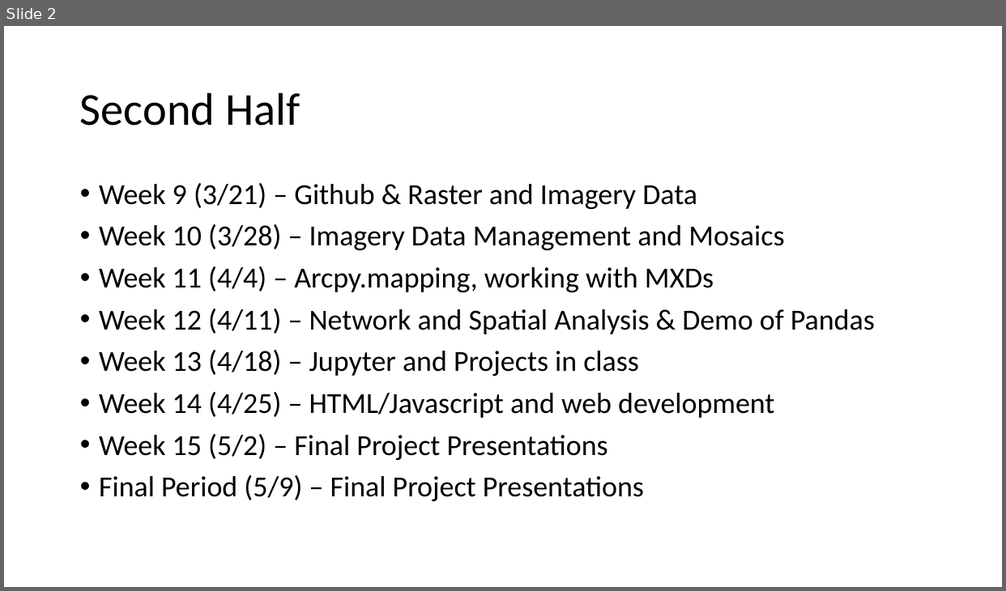
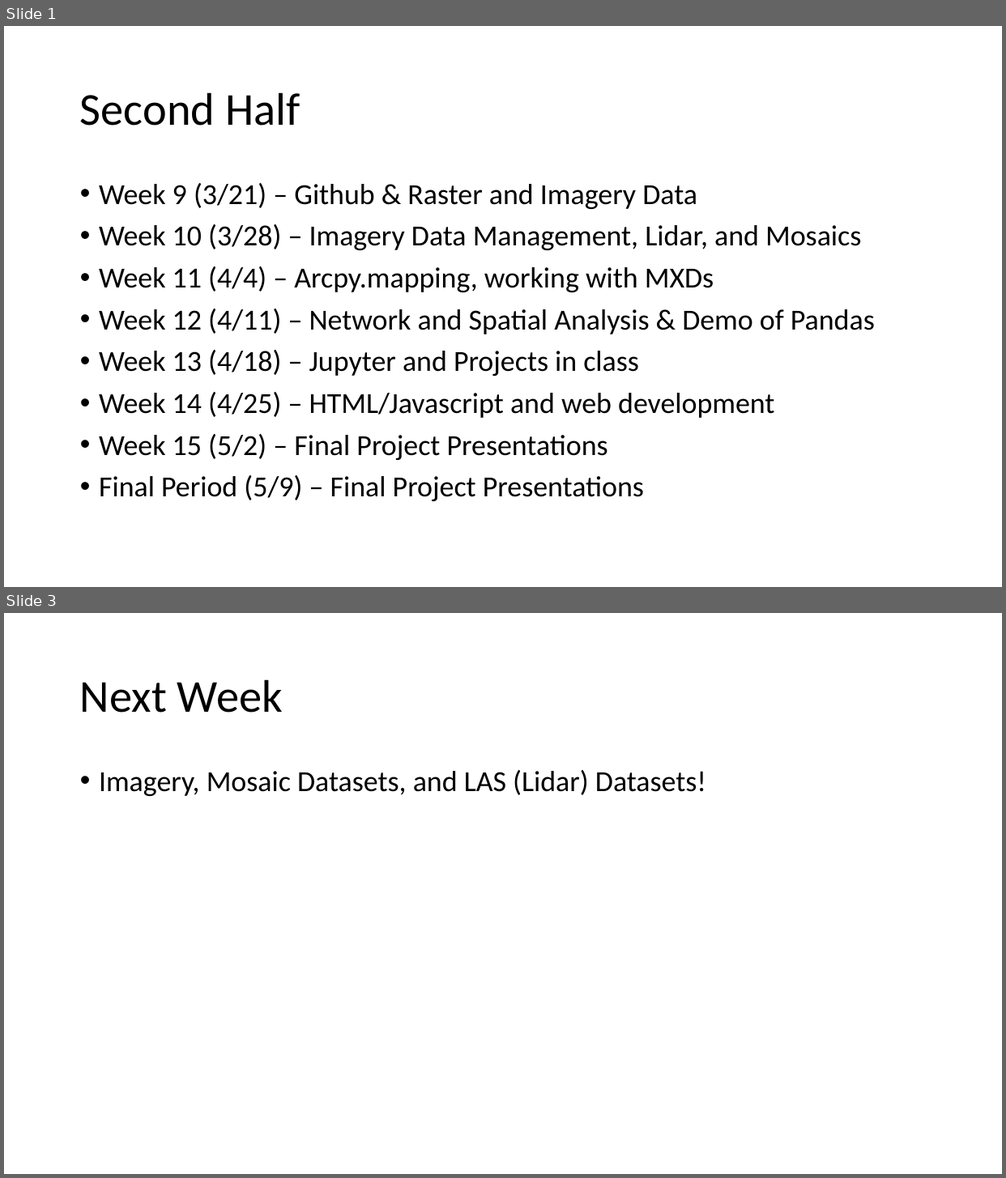
Before and after one commit to gbrunner/programming-for-gis-and-rs, a slide deck: Week_9/second_half_agenda.pptx. Shown one above the other, each under a label of ours: slide 2 before the commit, slides 1 and 3 after it; the slides between them are not shown. The pictures are 1006x591 and 1006x1178 pixels, drawn with LibreOffice and Linux fonts; fonts in the diff are those of the drawing. Boxes give left, top, right and bottom in pixels: in the first picture for what was removed or moved away, otherwise in the second. Text is boxed around its words. In the diff, an @@ line names an element or a change of style, - is before the commit and + after.

Commit message:
updating week 9 and 10

```diff
--- a/Week_9/second_half_agenda.pptx
+++ b/Week_9/second_half_agenda.pptx
@@ slide 3 added at <box>4,613,1002,1174</box>, background #FFFFFF @@
@@ title added at <box>80,679,283,713</box>, 44 pt, text #000000 @@
+Next Week
@@ text added at <box>99,770,706,796</box>, 28 pt, text #000000 @@
+• Imagery, Mosaic Datasets, and LAS (Lidar) Datasets!
@@ what was slide 2 is now slide 1 @@
@@ slide 1 changed as well @@
@@ text at <box>99,224,861,250</box>: text changed @@
-• Week 10 (3/28) – Imagery Data Management and Mosaics
+• Week 10 (3/28) – Imagery Data Management, Lidar, and Mosaics
```
Also in this commit, not shown: 4 other slides added, 1 slide removed, 5 other files.
